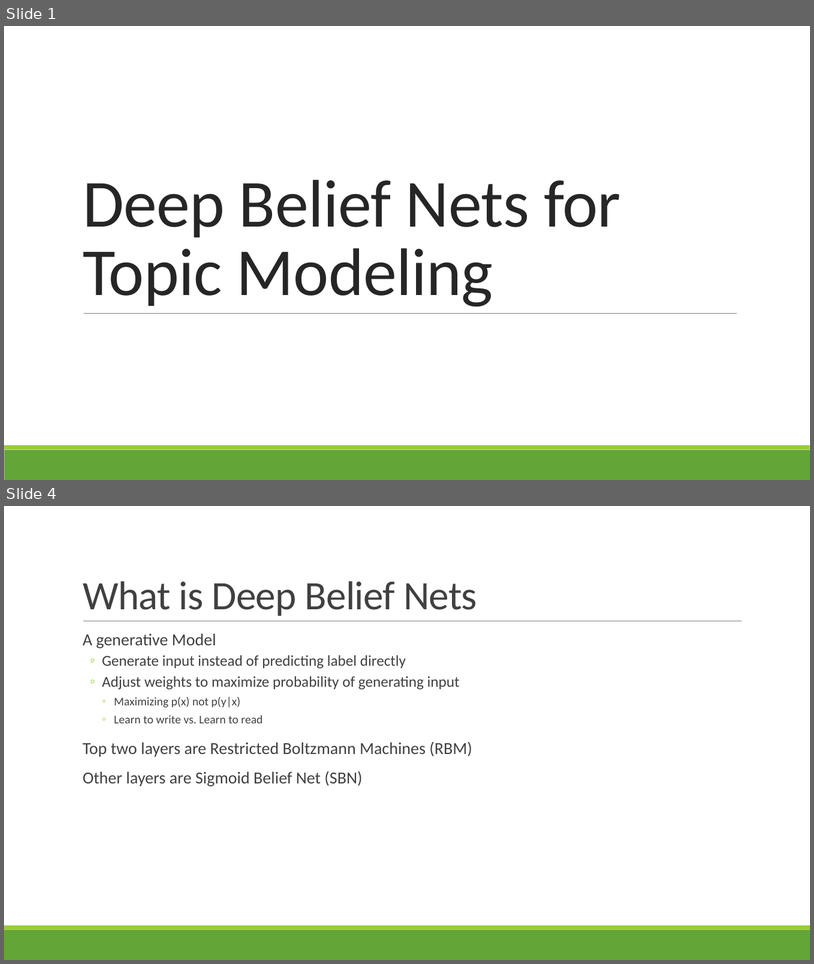
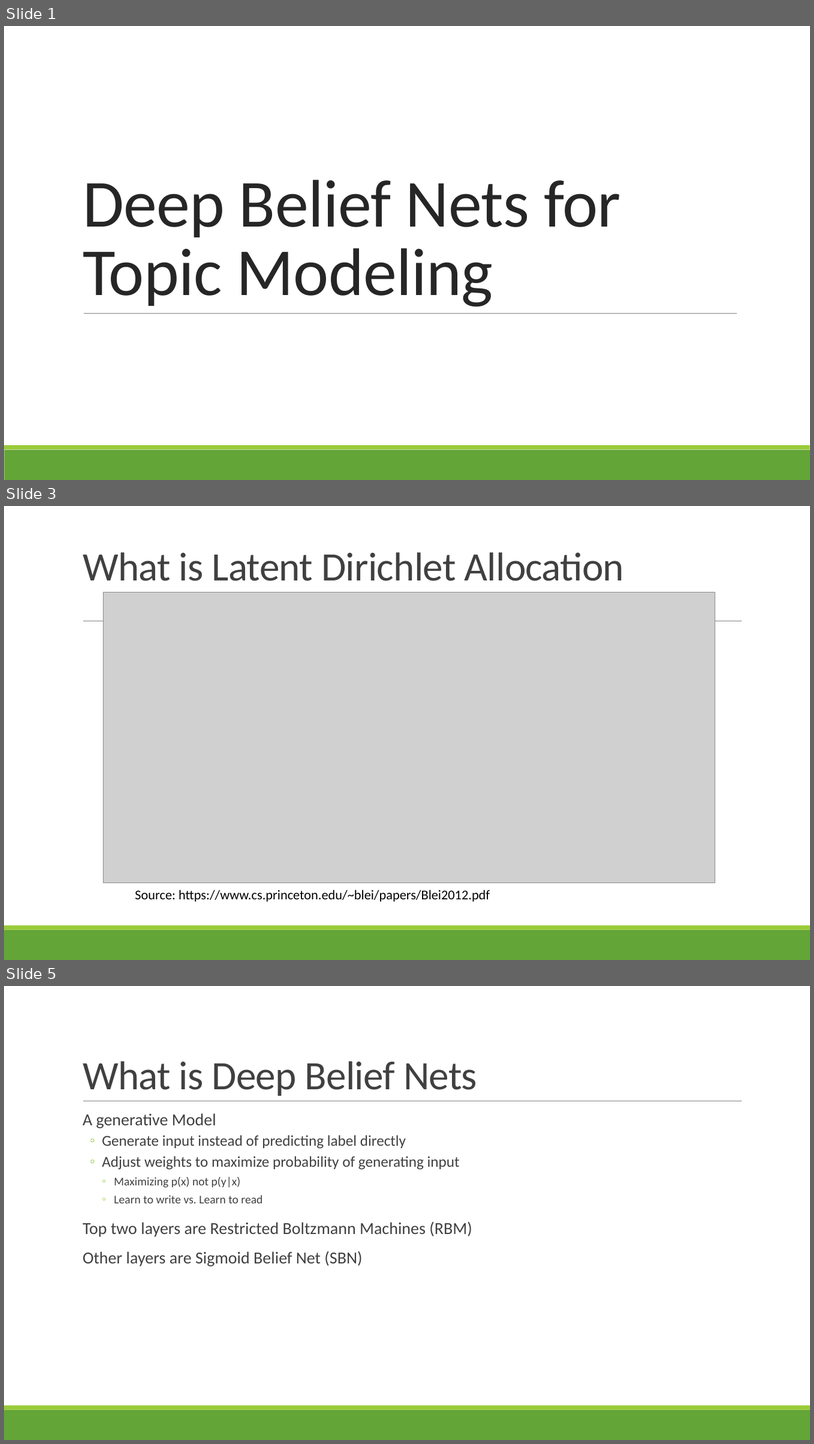
Before and after one commit to dingchaoz/machine_learning, a slide deck: HW4/DBN-v2.pptx. Shown one above the other, each under a label of ours: slides 1 and 4 before the commit, slides 1, 3 and 5 after it; the slides between them are not shown. The pictures are 814x964 and 814x1444 pixels, drawn with LibreOffice and Linux fonts; fonts in the diff are those of the drawing; grey boxes stand for pictures. Boxes give left, top, right and bottom in pixels: in the first picture for what was removed or moved away, otherwise in the second. Text is boxed around its words. In the diff, an @@ line names an element or a change of style, - is before the commit and + after.

```diff
--- a/HW4/DBN-v2.pptx
+++ b/HW4/DBN-v2.pptx
@@ slide 3 added at [4,506,810,960], background #FFFFFF; not listed: 3 template elements that a slide beside it also shows @@
@@ title added at [83,552,624,581], 48 pt, text #404040 @@
+What is Latent Dirichlet Allocation
@@ picture added at [103,592,716,882] @@
@@ text added at [135,889,490,901], 16 pt, text #000000 @@
+Source: https://www.cs.princeton.edu/~blei/papers/Blei2012.pdf
@@ what was slide 4 is now slide 5 @@
```
Also in this commit, not shown: 2 slides changed, 2 other slides added, 3 slides removed.
